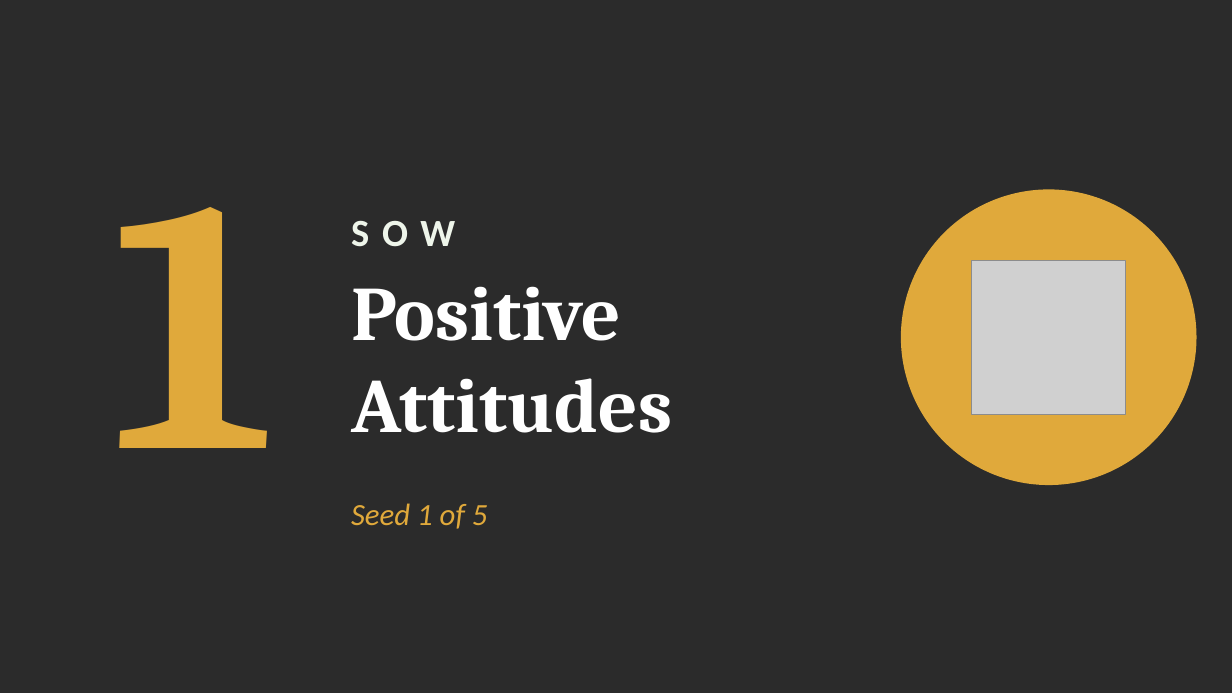
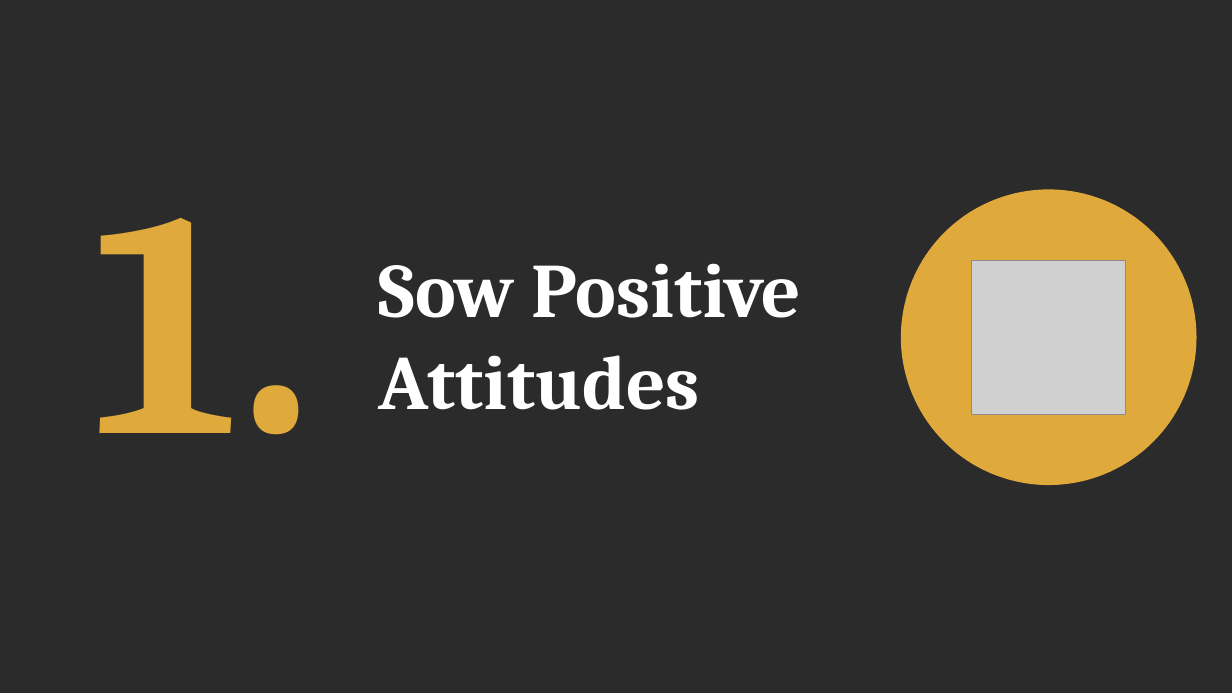
Before and after one commit to FactoJanrenzo/demohub, a slide deck: slide 6 of presentation/Sowing-the-Best.pptx. Drawn at 1232x693 pixels with LibreOffice and Linux fonts; fonts in the diff are those of the drawing; grey boxes stand for pictures; background and template pictures are left out; a plain dark background stands for a picture behind light text. Boxes give left, top, right and bottom in pixels: in the first picture for what was removed or moved away, otherwise in the second. Text is boxed around its words. In the diff, an @@ line names an element or a change of style, - is before the commit and + after.

```diff
--- a/presentation/Sowing-the-Best.pptx
+++ b/presentation/Sowing-the-Best.pptx
@@ text "Sow Positive Attitudes" at (x1=379, y1=263, x2=802, y2=410): vertical alignment top to middle @@
@@ text at (x1=93, y1=218, x2=314, y2=435): text changed; size 280 to 250 pt @@
-1
+1.
@@ text removed at (x1=351, y1=220, x2=455, y2=247) @@
-SOW
@@ text at (x1=379, y1=263, x2=802, y2=410): text changed @@
-Positive Attitudes
+Sow Positive Attitudes
@@ text removed at (x1=351, y1=503, x2=488, y2=529) @@
-Seed 1 of 5
```
Also in this commit, not shown: 25 other slides changed, 2 slides added, 3 slides removed, 2 other files.
